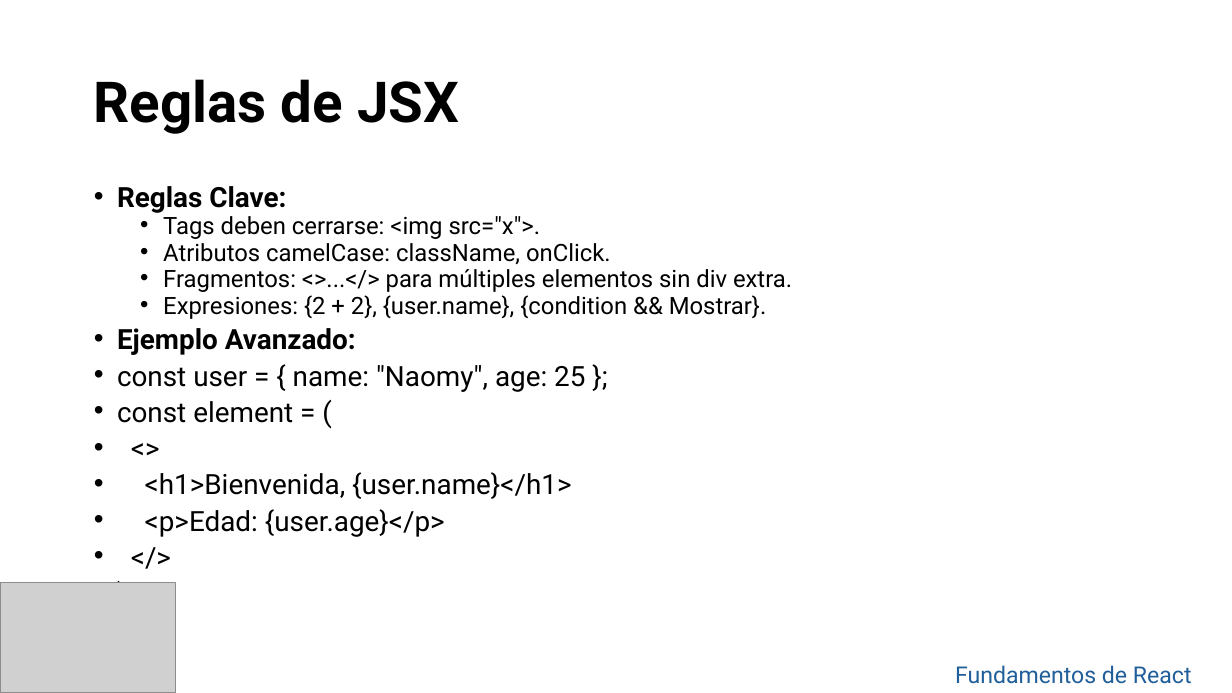
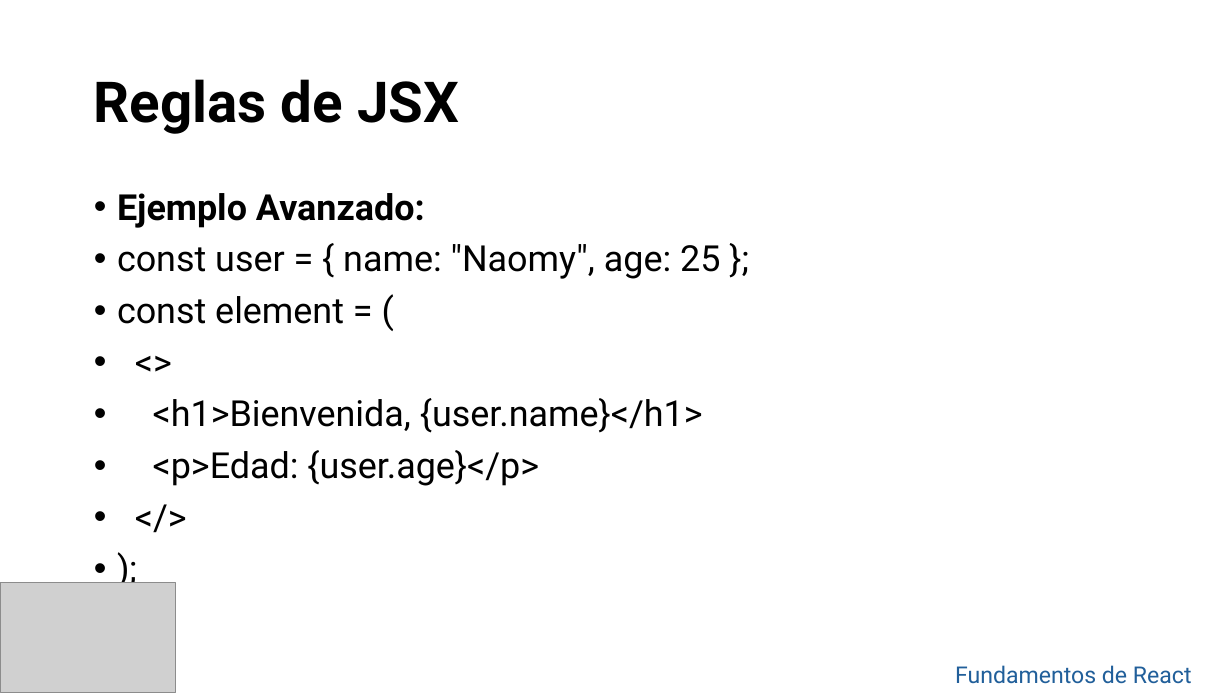
Before and after one commit to jompy31/Curso_react_2025, a slide deck: slide 6 of Clase 2.pptx (slide 4 before the commit). Drawn at 1232x693 pixels with LibreOffice and Linux fonts; fonts in the diff are those of the drawing; grey boxes stand for pictures; background and template pictures are left out. Boxes give left, top, right and bottom in pixels: in the first picture for what was removed or moved away, otherwise in the second. Text is boxed around its words. In the diff, an @@ line names an element or a change of style, - is before the commit and + after.

```diff
--- a/Clase 2.pptx
+++ b/Clase 2.pptx
@@ text "Ejemplo Avanzado:" at (117,193,720,486): size 21.7 to 28 pt; line spacing 0.7 to 0.9 @@
@@ text at (117,186,792,319): paragraphs removed @@
-• Reglas Clave:
-  • Tags deben cerrarse: <img src="x">.
-  • Atributos camelCase: className, onClick.
-  • Fragmentos: <>...</> para múltiples elementos sin div extra.
-  • Expresiones: {2 + 2}, {user.name}, {condition && Mostrar}.
```
Also in this commit, not shown: 3 other slides changed, 9 slides added, 28 other files.
